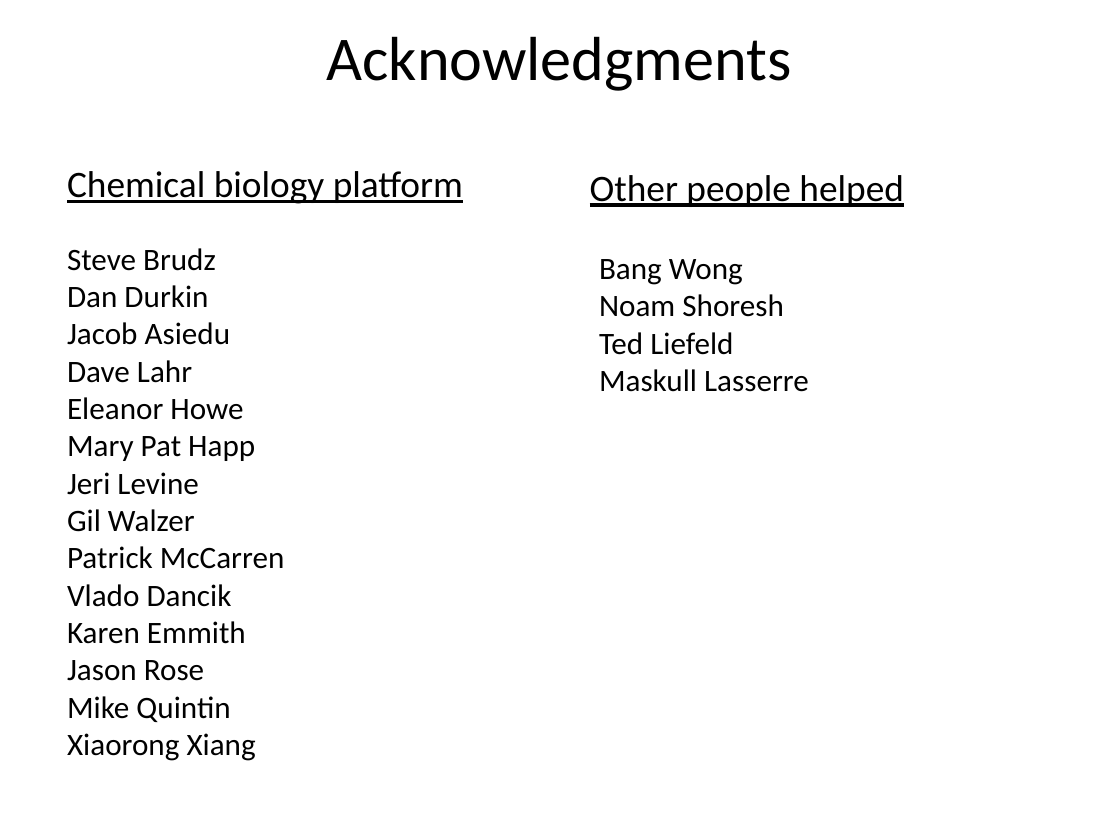
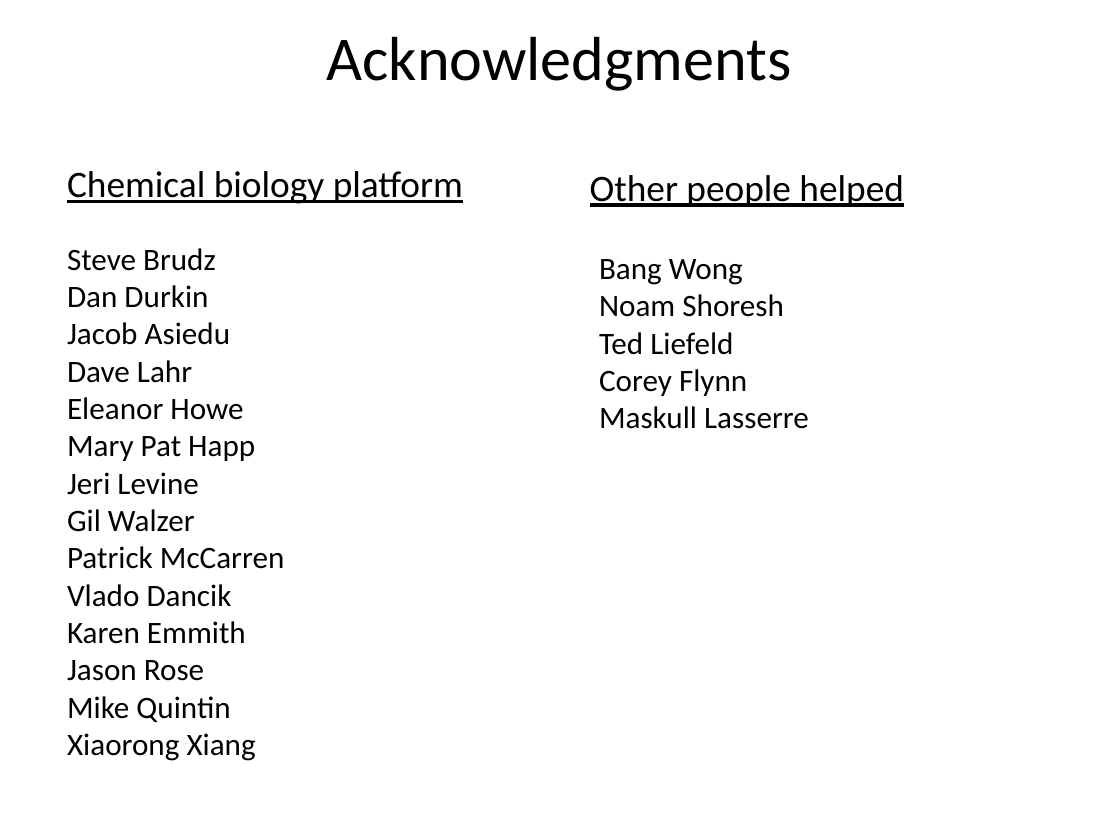
Before and after one commit to benralexander/lv, a slide deck: slide 69 of myD3_latest_c.ppt (slide 66 before the commit). Drawn at 1120x840 pixels with LibreOffice and Linux fonts; fonts in the diff are those of the drawing. Boxes give left, top, right and bottom in pixels: in the first picture for what was removed or moved away, otherwise in the second. Text is boxed around its words. In the diff, an @@ line names an element or a change of style, - is before the commit and + after.

```diff
--- a/myD3_latest_c.ppt
+++ b/myD3_latest_c.ppt
@@ text at [599,369,747,396]: paragraph added @@
+Corey Flynn
```
Also in this commit, not shown: 9 other slides changed, 3 slides added, 4 other files.
